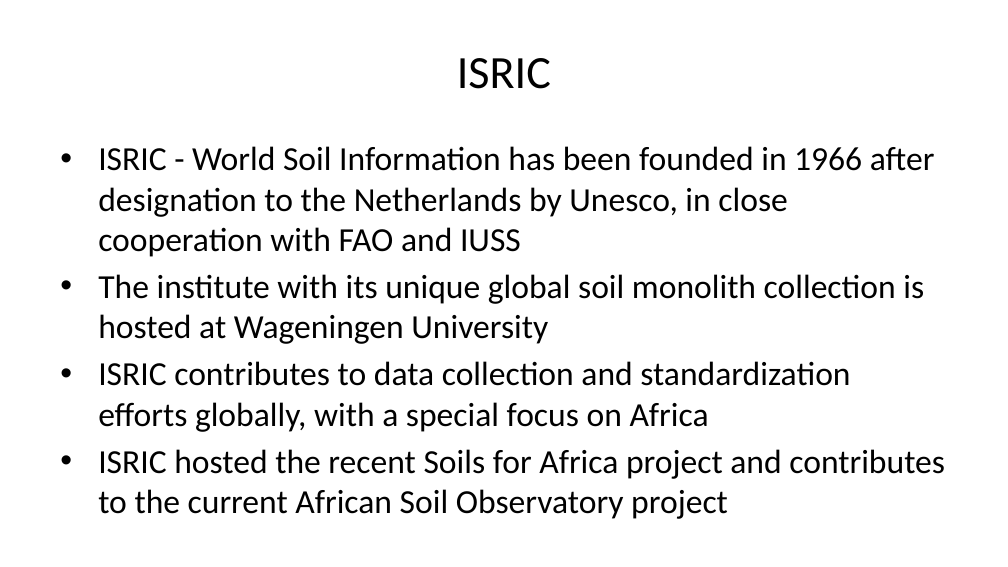
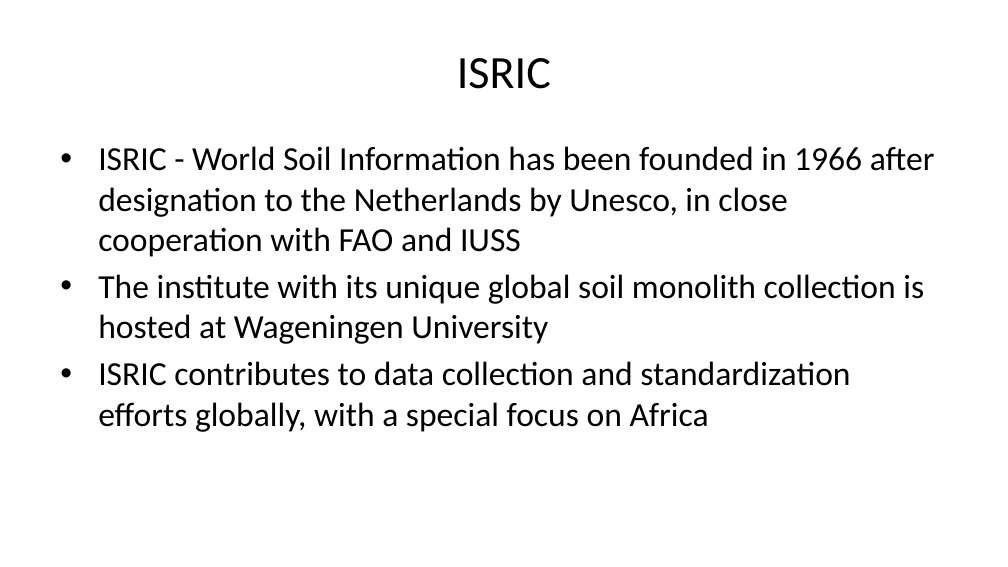
Before and after one commit to pvgenuchten/slides, a slide deck: slide 2 of slides/2026-soil-information-systems-for-decision-making-in-africa.pptx. Drawn at 1008x567 pixels with LibreOffice and Linux fonts; fonts in the diff are those of the drawing. Boxes give left, top, right and bottom in pixels: in the first picture for what was removed or moved away, otherwise in the second. Text is boxed around its words. In the diff, an @@ line names an element or a change of style, - is before the commit and + after.

```diff
--- a/slides/2026-soil-information-systems-for-decision-making-in-africa.pptx
+++ b/slides/2026-soil-information-systems-for-decision-making-in-africa.pptx
@@ text at box(98, 449, 945, 519): paragraph removed @@
-• ISRIC hosted the recent Soils for Africa project and contributes to the current African Soil Observatory project
```
Also in this commit, not shown: 9 other slides changed, 9 slides added, 3 slides removed, 13 other files.
